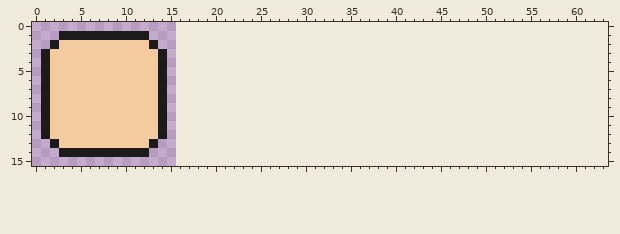
File history of a pixel-art file, resources/sprites/map/map_node_background.aseprite. This is how it looked before the edit.
16x16 pixels, 1 frame. The old version is drawn lined up with the new one, on the new canvas.
New version:
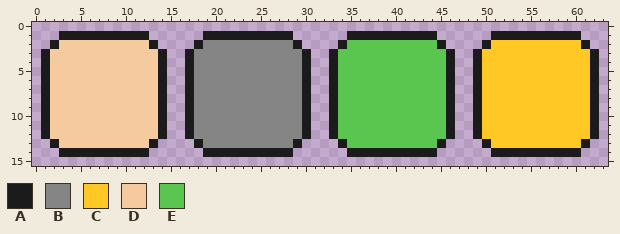
Palette (. is transparent): A #1b1b1b  B #858585  C #ffc825  D #f6ca9f  E #5ac54f
Difference:
canvas 16x16 -> 64x16
@@ x 0..63 @@
  0 ................................................................
- 1 ...AAAAAAAAAA...................................................
- 2 ..ADDDDDDDDDDA..................................................
- 3 .ADDDDDDDDDDDDA.................................................
- 4 .ADDDDDDDDDDDDA.................................................
- 5 .ADDDDDDDDDDDDA.................................................
- 6 .ADDDDDDDDDDDDA.................................................
- 7 .ADDDDDDDDDDDDA.................................................
- 8 .ADDDDDDDDDDDDA.................................................
- 9 .ADDDDDDDDDDDDA.................................................
-10 .ADDDDDDDDDDDDA.................................................
-11 .ADDDDDDDDDDDDA.................................................
-12 .ADDDDDDDDDDDDA.................................................
-13 ..ADDDDDDDDDDA..................................................
-14 ...AAAAAAAAAA...................................................
+ 1 ...AAAAAAAAAA......AAAAAAAAAA......AAAAAAAAAA......AAAAAAAAAA...
+ 2 ..ADDDDDDDDDDA....ABBBBBBBBBBA....AEEEEEEEEEEA....ACCCCCCCCCCA..
+ 3 .ADDDDDDDDDDDDA..ABBBBBBBBBBBBA..AEEEEEEEEEEEEA..ACCCCCCCCCCCCA.
+ 4 .ADDDDDDDDDDDDA..ABBBBBBBBBBBBA..AEEEEEEEEEEEEA..ACCCCCCCCCCCCA.
+ 5 .ADDDDDDDDDDDDA..ABBBBBBBBBBBBA..AEEEEEEEEEEEEA..ACCCCCCCCCCCCA.
+ 6 .ADDDDDDDDDDDDA..ABBBBBBBBBBBBA..AEEEEEEEEEEEEA..ACCCCCCCCCCCCA.
+ 7 .ADDDDDDDDDDDDA..ABBBBBBBBBBBBA..AEEEEEEEEEEEEA..ACCCCCCCCCCCCA.
+ 8 .ADDDDDDDDDDDDA..ABBBBBBBBBBBBA..AEEEEEEEEEEEEA..ACCCCCCCCCCCCA.
+ 9 .ADDDDDDDDDDDDA..ABBBBBBBBBBBBA..AEEEEEEEEEEEEA..ACCCCCCCCCCCCA.
+10 .ADDDDDDDDDDDDA..ABBBBBBBBBBBBA..AEEEEEEEEEEEEA..ACCCCCCCCCCCCA.
+11 .ADDDDDDDDDDDDA..ABBBBBBBBBBBBA..AEEEEEEEEEEEEA..ACCCCCCCCCCCCA.
+12 .ADDDDDDDDDDDDA..ABBBBBBBBBBBBA..AEEEEEEEEEEEEA..ACCCCCCCCCCCCA.
+13 ..ADDDDDDDDDDA....ABBBBBBBBBBA....AEEEEEEEEEEA....ACCCCCCCCCCA..
+14 ...AAAAAAAAAA......AAAAAAAAAA......AAAAAAAAAA......AAAAAAAAAA...
 15 ................................................................
Pixel boxes of the changes (left, top, right, bottom) in both pictures:
added: (185, 31, 599, 157)
